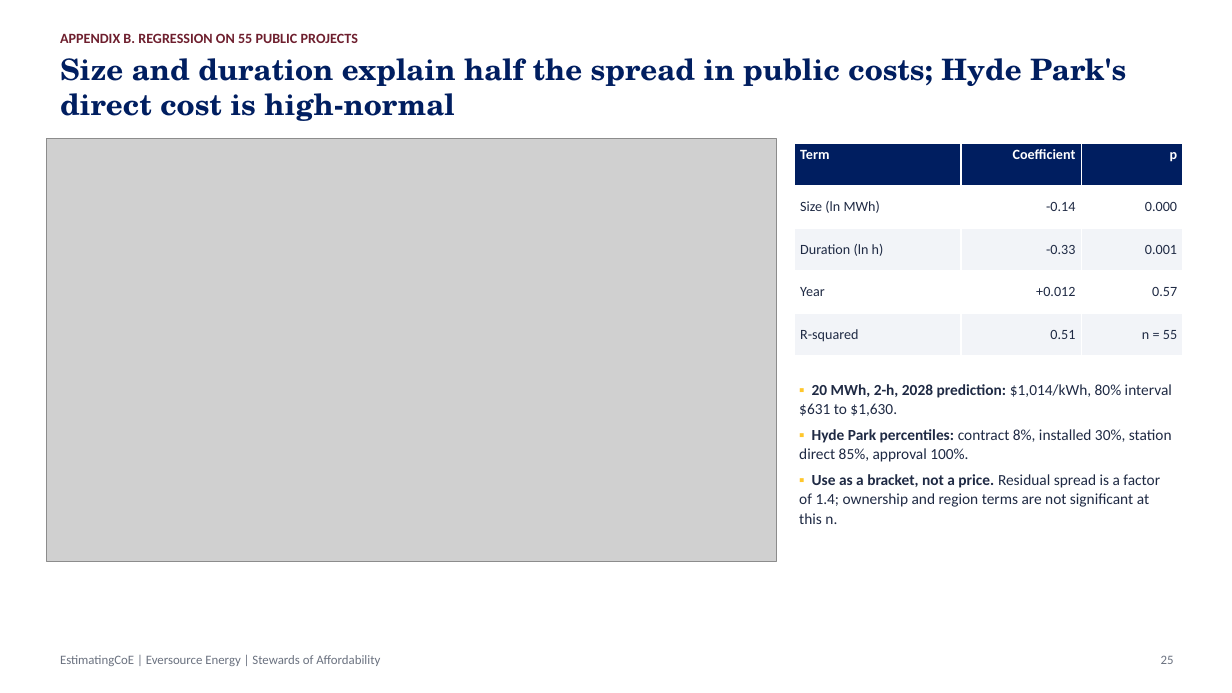
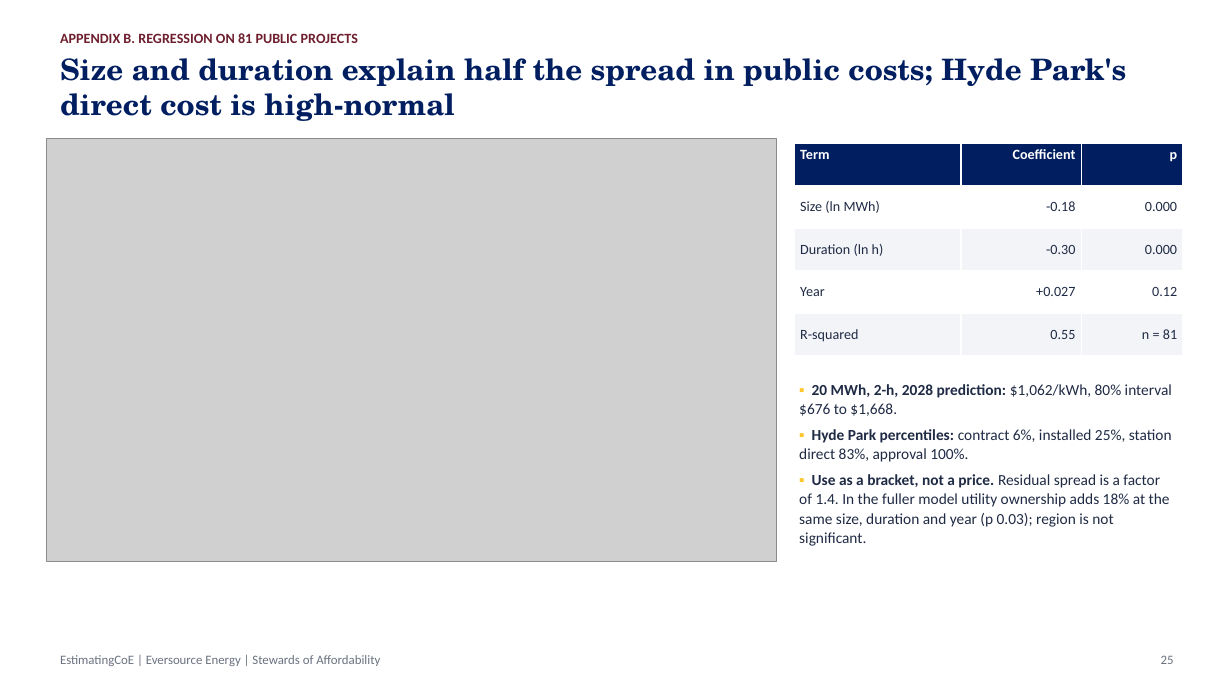
Before and after one commit to gbassaragh/BESS, a slide deck: slide 25 of Hyde Park BESS/6) Cost Analysis Deliverables/Hyde Park BESS - Cost Analysis Deck.pptx. Drawn at 1232x693 pixels with LibreOffice and Linux fonts; fonts in the diff are those of the drawing; grey boxes stand for pictures. Boxes give left, top, right and bottom in pixels: in the first picture for what was removed or moved away, otherwise in the second. Text is boxed around its words. In the diff, an @@ line names an element or a change of style, - is before the commit and + after.

```diff
--- a/Hyde Park BESS/6) Cost Analysis Deliverables/Hyde Park BESS - Cost Analysis Deck.pptx
+++ b/Hyde Park BESS/6) Cost Analysis Deliverables/Hyde Park BESS - Cost Analysis Deck.pptx
@@ text at [60, 33, 358, 43]: text changed @@
-APPENDIX B. REGRESSION ON 55 PUBLIC PROJECTS
+APPENDIX B. REGRESSION ON 81 PUBLIC PROJECTS
@@ table at [795, 143, 1183, 356] @@
-row 2, column 2: -0.14
+row 2, column 2: -0.18
-row 3, column 2: -0.33
+row 3, column 2: -0.30
-row 3, column 3: 0.001
+row 3, column 3: 0.000
-row 4, column 2: +0.012
+row 4, column 2: +0.027
-row 4, column 3: 0.57
+row 4, column 3: 0.12
-row 5, column 2: 0.51
+row 5, column 2: 0.55
-row 5, column 3: n = 55
+row 5, column 3: n = 81
@@ text at [799, 384, 1172, 546]: text changed @@
-▪ 20 MWh, 2-h, 2028 prediction: $1,014/kWh, 80% interval $631 to $1,630.
-▪ Hyde Park percentiles: contract 8%, installed 30%, station direct 85%, approval 100%.
-▪ Use as a bracket, not a price. Residual spread is a factor of 1.4; ownership and region terms are not significant at this n.
+▪ 20 MWh, 2-h, 2028 prediction: $1,062/kWh, 80% interval $676 to $1,668.
+▪ Hyde Park percentiles: contract 6%, installed 25%, station direct 83%, approval 100%.
+▪ Use as a bracket, not a price. Residual spread is a factor of 1.4. In the fuller model utility ownership adds 18% at the same size, duration and year (p 0.03); region is not significant.
```
Also in this commit, not shown: 4 other slides changed, 25 other files.
